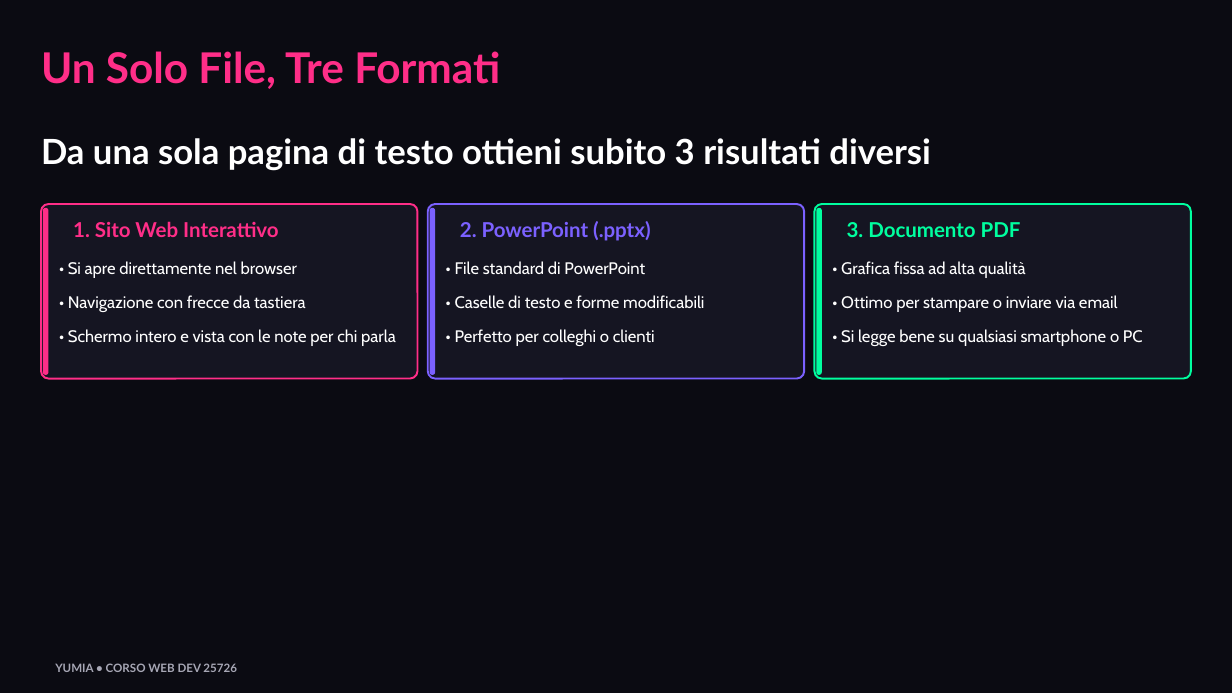
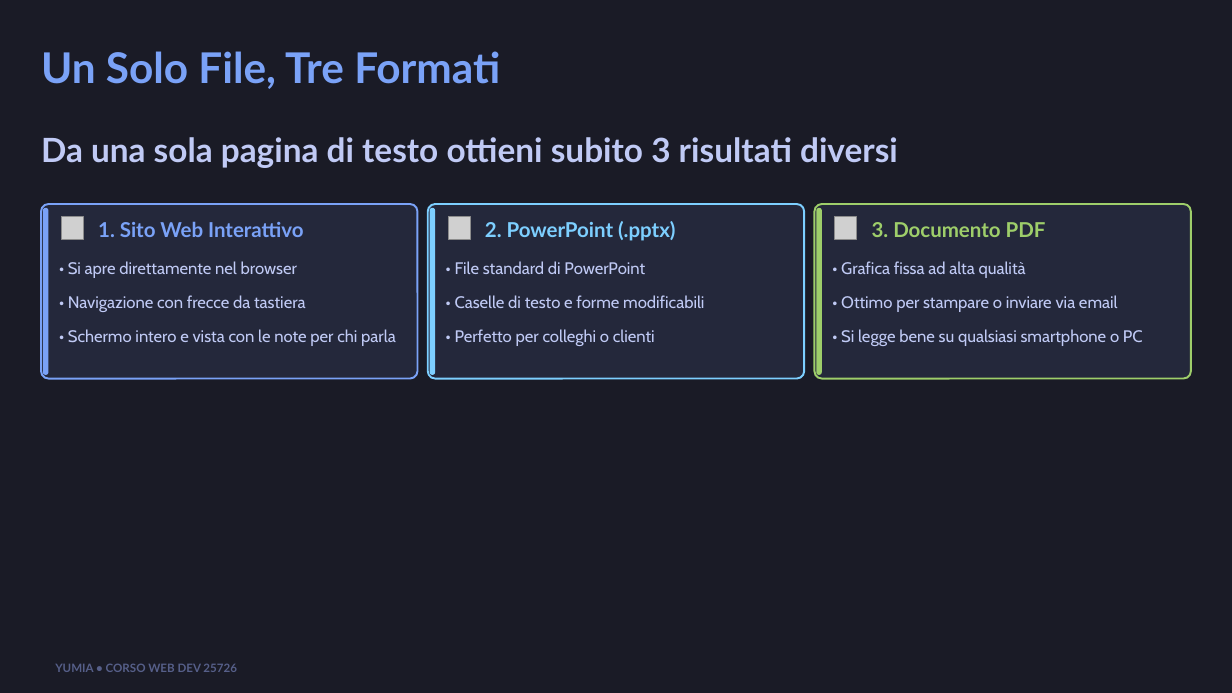
Before and after one commit to biagio-scaglia/Yumia-MD, a slide deck: slide 5 of presentation.pptx. Drawn at 1232x693 pixels with LibreOffice and Linux fonts; fonts in the diff are those of the drawing; grey boxes stand for pictures. Boxes give left, top, right and bottom in pixels: in the first picture for what was removed or moved away, otherwise in the second. Text is boxed around its words. In the diff, an @@ line names an element or a change of style, - is before the commit and + after.

```diff
--- a/presentation.pptx
+++ b/presentation.pptx
@@ background #0B0B12 to #1A1B26 @@
@@ text "Un Solo File, Tre Formati" at bbox=[41, 51, 500, 89]: text colour #FF2E88 to #7AA2F7 @@
@@ text "Da una sola pagina di ..." at bbox=[41, 137, 898, 168]: size 27 to 26 pt, text colour #FFFFFF to #C0CAF5 @@
@@ rounded rectangle at bbox=[41, 204, 417, 379]: fill #151522 to #24283B; outline #FF2E88 1.5 pt to #7AA2F7 1.5 pt @@
@@ rounded rectangle at bbox=[43, 208, 48, 375]: fill #FF2E88 to #7AA2F7 @@
@@ rounded rectangle at bbox=[428, 204, 804, 379]: fill #151522 to #24283B; outline #7B61FF 1.5 pt to #7DCFFF 1.5 pt @@
@@ rounded rectangle at bbox=[430, 208, 435, 375]: fill #7B61FF to #7DCFFF @@
@@ rounded rectangle at bbox=[814, 204, 1190, 379]: fill #151522 to #24283B; outline #00FF9F 1.5 pt to #9ECE6A 1.5 pt @@
@@ rounded rectangle at bbox=[816, 208, 822, 375]: fill #00FF9F to #9ECE6A @@
@@ picture added at bbox=[61, 217, 83, 239] @@
@@ text "1. Sito Web Interattivo" at bbox=[98, 221, 303, 237]: text colour #FF2E88 to #7AA2F7 @@
@@ text "1. Sito Web Interattivo": place and size @@
-text "1. Sito Web Interattivo" at bbox=[73, 221, 278, 237]
+text "1. Sito Web Interattivo" at bbox=[98, 221, 303, 237]
@@ picture added at bbox=[448, 217, 470, 239] @@
@@ text "2. PowerPoint (.pptx)": place and size @@
-text "2. PowerPoint (.pptx)" at bbox=[460, 221, 650, 241]
+text "2. PowerPoint (.pptx)" at bbox=[485, 221, 675, 241]
@@ text "2. PowerPoint (.pptx)" at bbox=[485, 221, 675, 241]: text colour #7B61FF to #7DCFFF @@
@@ picture added at bbox=[835, 217, 857, 239] @@
@@ text "3. Documento PDF": place and size @@
-text "3. Documento PDF" at bbox=[847, 222, 1021, 237]
+text "3. Documento PDF" at bbox=[872, 222, 1046, 237]
@@ text "3. Documento PDF" at bbox=[872, 222, 1046, 237]: text colour #00FF9F to #9ECE6A @@
@@ text colour #FFFFFF to #C0CAF5 in 9 elements at bbox=[68, 261, 297, 278], bbox=[68, 295, 305, 312], bbox=[68, 329, 396, 346], bbox=[455, 261, 645, 274], bbox=[455, 295, 704, 308], bbox=[455, 329, 655, 346], bbox=[841, 261, 1026, 278], bbox=[841, 295, 1118, 312], bbox=[841, 329, 1143, 346] @@
@@ text "YUMIA • CORSO WEB DEV ..." at bbox=[55, 663, 237, 672]: text colour #A7A7B5 to #565F89 @@
```
Also in this commit, not shown: 11 other slides changed, 22 other files.
